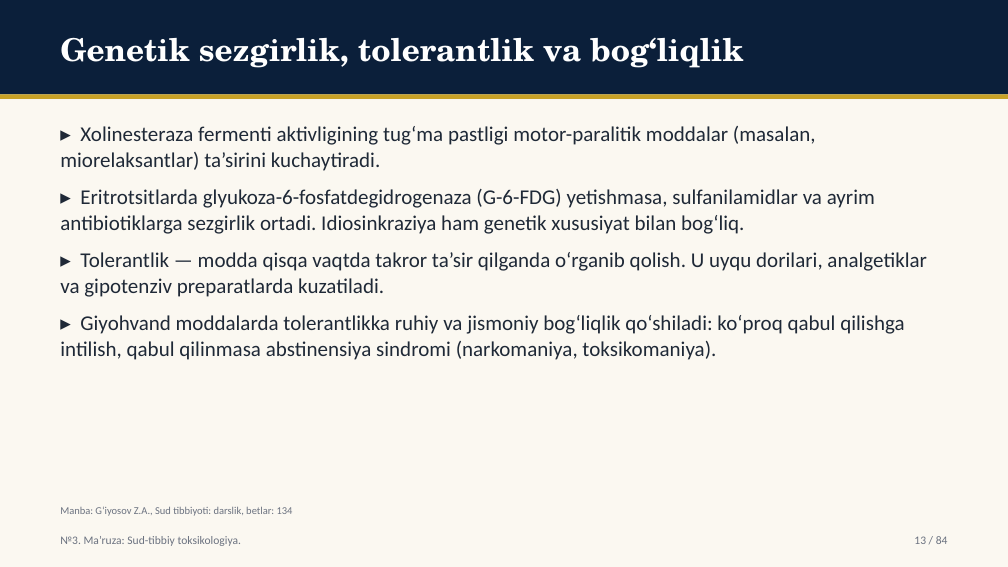
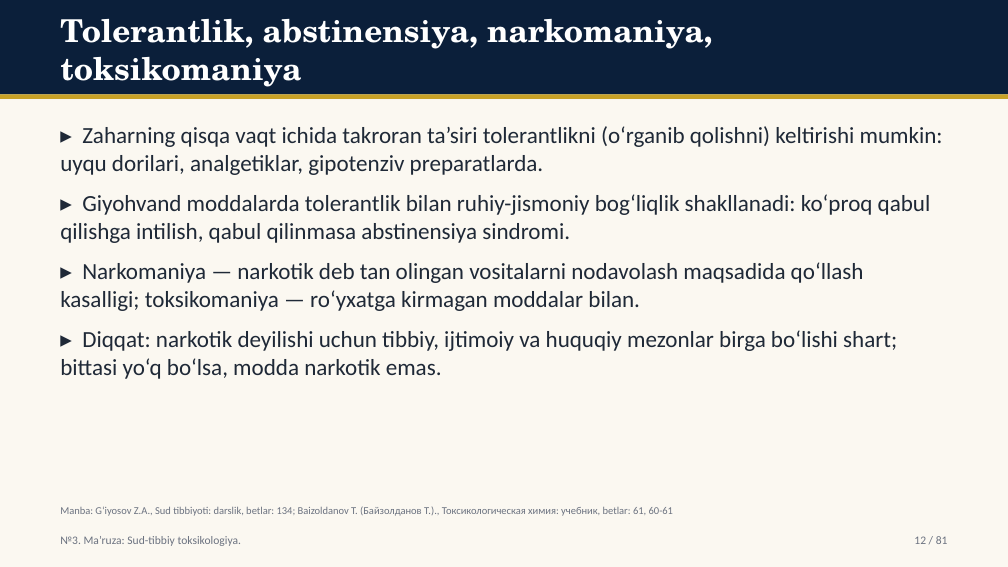
Before and after one commit to davlatsudekspert/forensic-expert, a slide deck: slide 12 of out/5-kurs-tibbiy-profilaktika-08.pptx (slide 13 before the commit). Drawn at 1008x567 pixels with LibreOffice and Linux fonts; fonts in the diff are those of the drawing. Boxes give left, top, right and bottom in pixels: in the first picture for what was removed or moved away, otherwise in the second. Text is boxed around its words. In the diff, an @@ line names an element or a change of style, - is before the commit and + after.

Commit message:
slides output: 4-kurs-davolash-10,4-kurs-pediatriya-11,4-kurs-pediatriya-12,5-kurs-tibbiy-profilaktika-08,5-kurs-tibbiy-profilaktika-09,ktp26-u-05,ktp26-u-14

```diff
--- a/out/5-kurs-tibbiy-profilaktika-08.pptx
+++ b/out/5-kurs-tibbiy-profilaktika-08.pptx
@@ text at box(60, 19, 712, 87): text changed @@
-Genetik sezgirlik, tolerantlik va bog‘liqlik
+Tolerantlik, abstinensiya, narkomaniya, toksikomaniya
@@ text at box(60, 126, 943, 379): text changed; size 20 to 22 pt @@
-▸ Xolinesteraza fermenti aktivligining tug‘ma pastligi motor-paralitik moddalar (masalan, miorelaksantlar) ta’sirini kuchaytiradi.
-▸ Eritrotsitlarda glyukoza-6-fosfatdegidrogenaza (G-6-FDG) yetishmasa, sulfanilamidlar va ayrim antibiotiklarga sezgirlik ortadi. Idiosinkraziya ham genetik xususiyat bilan bog‘liq.
-▸ Tolerantlik — modda qisqa vaqtda takror ta’sir qilganda o‘rganib qolish. U uyqu dorilari, analgetiklar va gipotenziv preparatlarda kuzatiladi.
-▸ Giyohvand moddalarda tolerantlikka ruhiy va jismoniy bog‘liqlik qo‘shiladi: ko‘proq qabul qilishga intilish, qabul qilinmasa abstinensiya sindromi (narkomaniya, toksikomaniya).
+▸ Zaharning qisqa vaqt ichida takroran ta’siri tolerantlikni (o‘rganib qolishni) keltirishi mumkin: uyqu dorilari, analgetiklar, gipotenziv preparatlarda.
+▸ Giyohvand moddalarda tolerantlik bilan ruhiy-jismoniy bog‘liqlik shakllanadi: ko‘proq qabul qilishga intilish, qabul qilinmasa abstinensiya sindromi.
+▸ Narkomaniya — narkotik deb tan olingan vositalarni nodavolash maqsadida qo‘llash kasalligi; toksikomaniya — ro‘yxatga kirmagan moddalar bilan.
+▸ Diqqat: narkotik deyilishi uchun tibbiy, ijtimoiy va huquqiy mezonlar birga bo‘lishi shart; bittasi yo‘q bo‘lsa, modda narkotik emas.
@@ text at box(60, 506, 673, 516): text changed @@
-Manba: G‘iyosov Z.A., Sud tibbiyoti: darslik, betlar: 134
+Manba: G‘iyosov Z.A., Sud tibbiyoti: darslik, betlar: 134; Baizoldanov T. (Байзолданов Т.)., Токсикологическая химия: учебник, betlar: 61, 60-61
@@ text at box(914, 536, 948, 544): text changed @@
-13 / 84
+12 / 81
```
Also in this commit, not shown: 59 other slides changed, 19 slides added, 22 slides removed, 30 other files.
